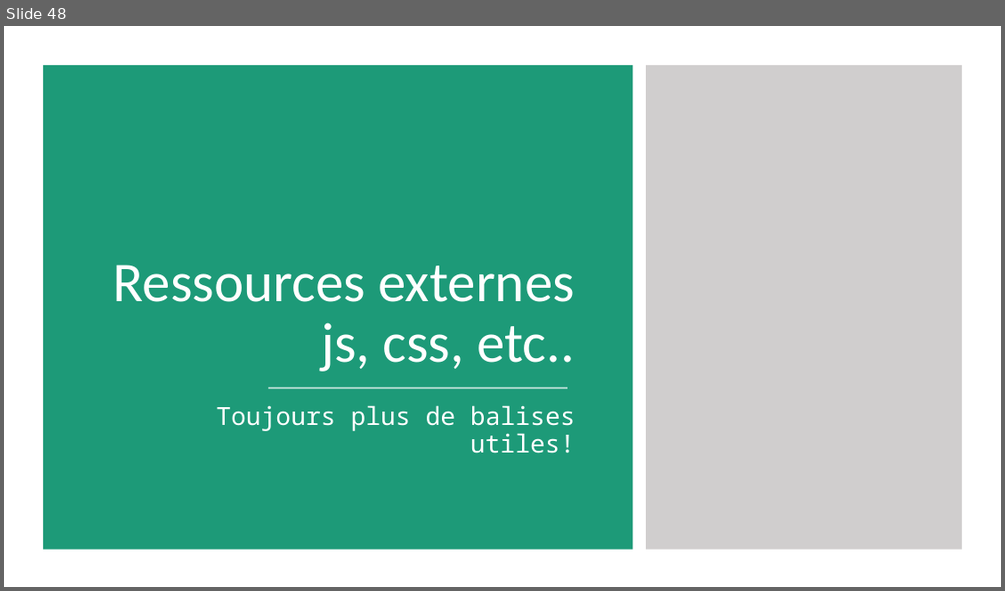
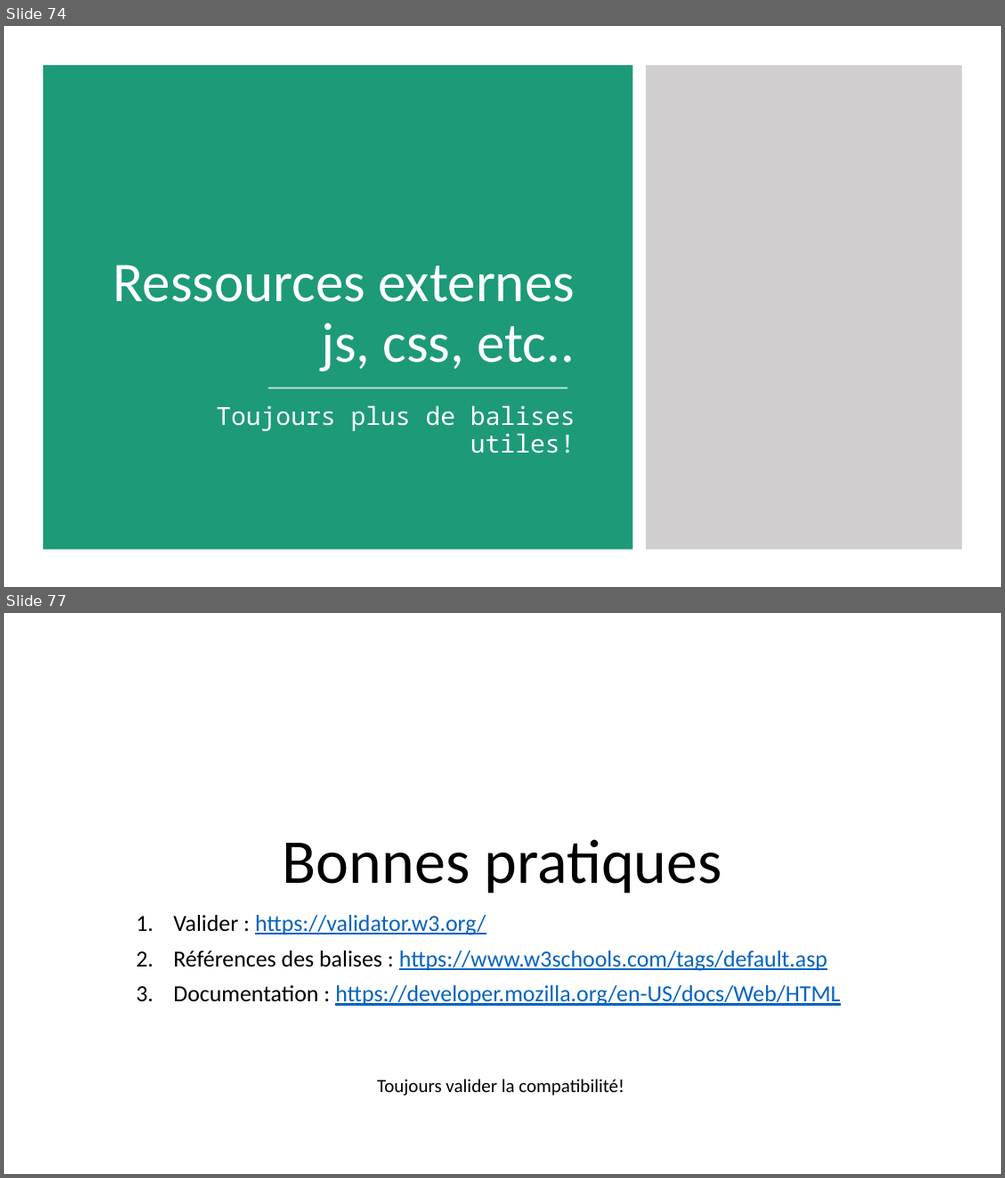
Before and after one commit to fragmatyc/SAAQ, a slide deck: HTML/1. Présentation/Cours HTML - v1.0.pptx. Shown one above the other, each under a label of ours: slide 48 before the commit, slides 74 and 77 after it; the slides between them are not shown. The pictures are 1005x591 and 1005x1178 pixels, drawn with LibreOffice and Linux fonts; fonts in the diff are those of the drawing. Boxes give left, top, right and bottom in pixels: in the first picture for what was removed or moved away, otherwise in the second. Text is boxed around its words. In the diff, an @@ line names an element or a change of style, - is before the commit and + after.

```diff
--- a/HTML/1. Présentation/Cours HTML - v1.0.pptx
+++ b/HTML/1. Présentation/Cours HTML - v1.0.pptx
@@ slide 77 added at (x1=4, y1=613, x2=1001, y2=1174), background #FFFFFF @@
@@ title added at (x1=283, y1=839, x2=721, y2=893), 60 pt, text #000000 @@
+Bonnes pratiques
@@ subtitle added at (x1=173, y1=915, x2=840, y2=1005), 22.2 pt, text #0563C1, underline @@
+1. Valider : https://validator.w3.org/
+2. Références des balises : https://www.w3schools.com/tags/default.asp
+3. Documentation : https://developer.mozilla.org/en-US/docs/Web/HTML
@@ text added at (x1=377, y1=1078, x2=624, y2=1095), 18 pt, text #000000 @@
+Toujours valider la compatibilité!
@@ what was slide 48 is now slide 74 @@
```
Also in this commit, not shown: 2 slides changed, 32 other slides added, 2 slides removed.
